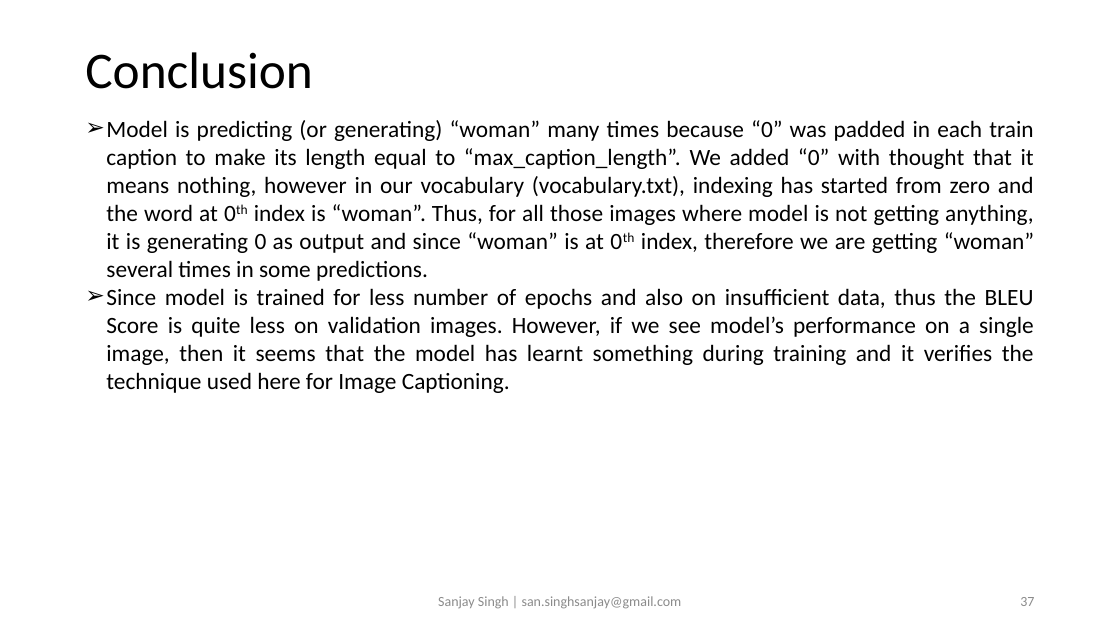
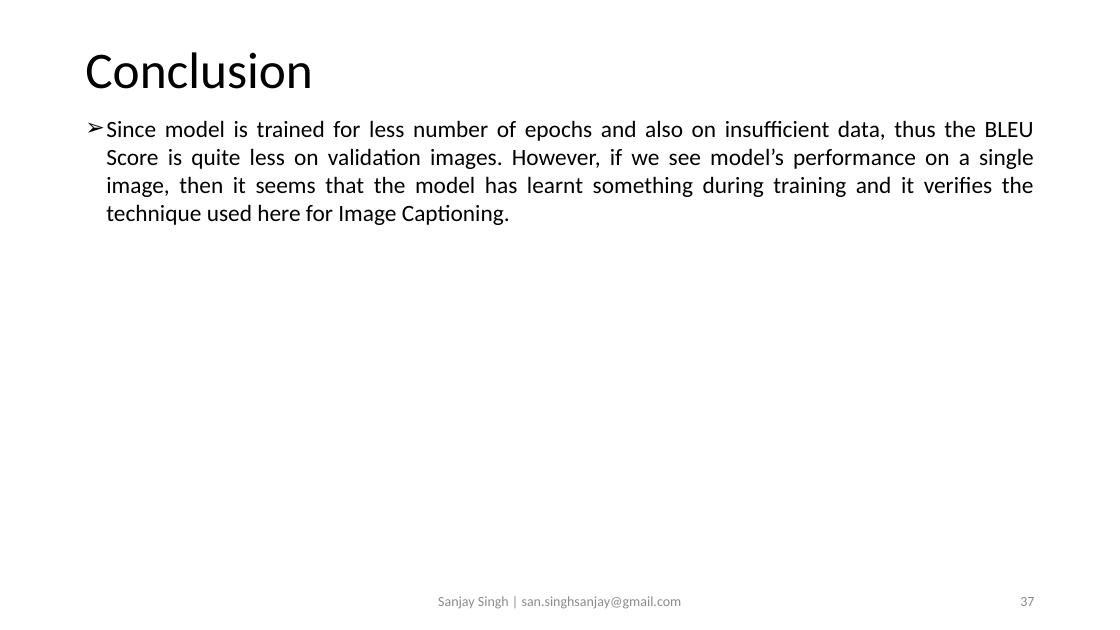
Before and after one commit to sansinghsanjay/Flickr8k_ImageCaptioning_AttentionMechanism, a slide deck: slide 37 of readme.pptx. Drawn at 1120x630 pixels with LibreOffice and Linux fonts; fonts in the diff are those of the drawing. Boxes give left, top, right and bottom in pixels: in the first picture for what was removed or moved away, otherwise in the second. Text is boxed around its words. In the diff, an @@ line names an element or a change of style, - is before the commit and + after.

```diff
--- a/readme.pptx
+++ b/readme.pptx
@@ text at (106, 120, 1034, 281): paragraph removed @@
-➢ Model is predicting (or generating) “woman” many times because “0” was padded in each train caption to make its length equal to “max_caption_length”. We added “0” with thought that it means nothing, however in our vocabulary (vocabulary.txt), indexing has started from zero and the word at 0th index is “woman”. Thus, for all those images where model is not getting anything, it is generating 0 as output and since “woman” is at 0th index, therefore we are getting “woman” several times in some predictions.
```
Also in this commit, not shown: 5 other slides changed, 2 other files.
